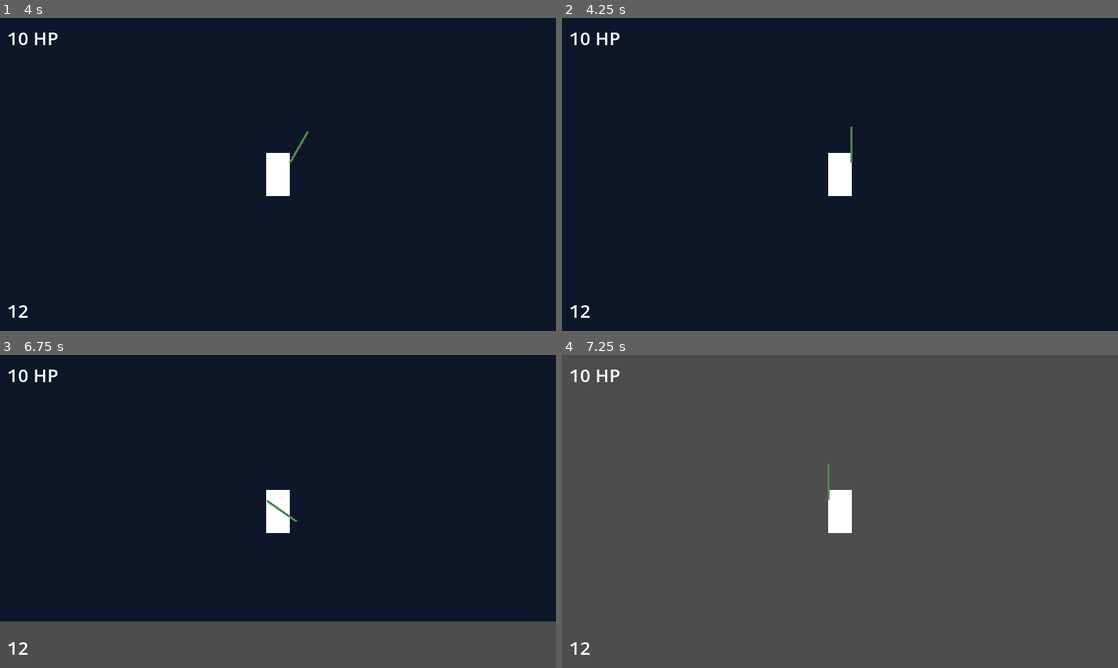
Above: before the commit, frames 1-4 (two rows, left to right).
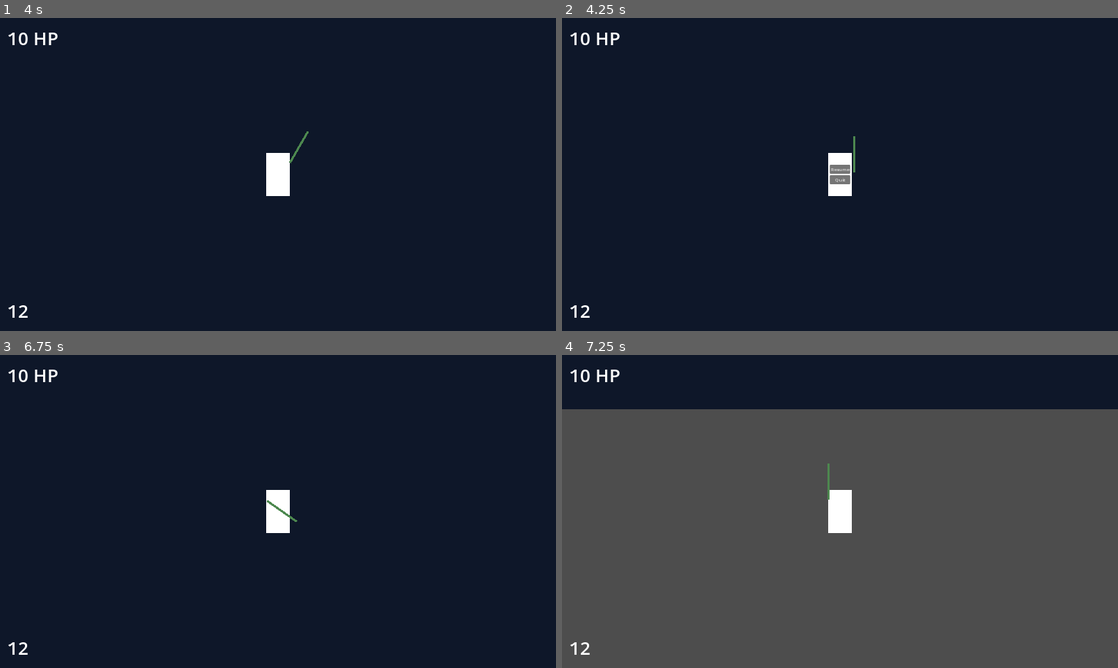
Above: after the commit, the same moments.

Repository: HJohnRoss/LastOfTheLead
Game: Godot game, scene res://scenes/level_1/level_1.tscn
The game is run twice, just before and just after one commit, with the same random seed, the same clock (stepped at 60 frames per second) and the same inputs.
Inputs (mouse positions are in pixels of both pictures, inside the frame that each line leads up to):
- Up to frame 1 (4 s): tap Enter at 0.5 s; move the mouse to (400, 158) at 0.52 s; hold D (right) 0.53-2.03 s; click (400, 158) at 0.6 s; tap Backspace (jump) at 0.77, 1.52, 3.02, 3.77 s; move the mouse to (166, 190) at 1.27 s; click (166, 190) at 1.35 s; move the mouse to (333, 105) at 2.02 s; hold A (left) 2.03-2.78 s; click (333, 105) at 2.1 s; move the mouse to (250, 237) at 2.77 s; hold D (right) from 2.78 s (still down); click (250, 237) at 2.85 s; move the mouse to (444, 221) at 3.52 s; click (444, 221) at 3.6 s
- Up to frame 2 (4.25 s): keep holding D (right); tap Escape (Pause, bound only after the commit) at 4.15 s
- Up to frame 3 (6.75 s): release D (right) at 4.25 s; click (278, 505) at 4.25 s, where only the run after the commit has a clickable "Resume"; tap Space at 5 s; move the mouse to (111, 464) at 5.02 s; hold A (left) 5.03-5.78 s; click (111, 464) at 5.1 s; tap Backspace (jump) at 5.27 s; tap Enter at 5.75 s; move the mouse to (305, 511) at 5.77 s; hold D (right) 5.78-6.53 s; click (305, 511) at 5.85 s; move the mouse to (194, 433) at 6.52 s; hold A (left) from 6.53 s (still down); click (194, 433) at 6.6 s
- Up to frame 4 (7.25 s): keep holding A (left); tap Backspace (jump) at 6.77 s

Frame 1 is identical in both runs. In frame 2, 0.3% of the frame differs, in the area x 48-53%, y 34-54%; in frame 3, 15%; in frame 4, 17%, in the area x 0-100%, y 0-18%.

Commit message:
pause meny

Diff:
--- a/project.godot
+++ b/project.godot
@@ -50,6 +50,11 @@
 , Object(InputEventKey,"resource_local_to_scene":false,"resource_name":"","device":-1,"window_id":0,"alt_pressed":false,"shift_pressed":false,"ctrl_pressed":false,"meta_pressed":false,"pressed":false,"keycode":0,"physical_keycode":32,"key_label":0,"unicode":32,"echo":false,"script":null)
 ]
 }
+Pause={
+"deadzone": 0.5,
+"events": [Object(InputEventKey,"resource_local_to_scene":false,"resource_name":"","device":-1,"window_id":0,"alt_pressed":false,"shift_pressed":false,"ctrl_pressed":false,"meta_pressed":false,"pressed":false,"keycode":0,"physical_keycode":4194305,"key_label":0,"unicode":0,"echo":false,"script":null)
+]
+}
 
 [rendering]
 
--- a/scenes/ui/game_ui.gd
+++ b/scenes/ui/game_ui.gd
@@ -4,7 +4,10 @@
 @onready var shadow_reload_timer: Label = $MarginContainer/HBoxContainer/ShadowReloadTimer
 @onready var health_label: Label = $MarginContainer/HBoxContainer2/HealthLabel
 
+
+var pause_menu = preload("res://scenes/ui/pause_menu.tscn")
 var reload_time: int = 12
+
 
 func _ready() -> void:
 	# initializing hp text
@@ -13,9 +16,15 @@
 	SignalManager.shadow_reload.connect(reloading)
 	SignalManager.player_lose_health.connect(player_lose_health)
 
+	var pause_instance = pause_menu.instantiate()
+	add_child(pause_instance)
+
 func _process(_delta: float) -> void:
 	#TODO HAS TO BE A BETTER WAY MAN
 	health_label.text = str(GameManager.PLAYER_HEALTH) + " HP"
+
+
+
 
 
 func reloading() -> void:
--- /dev/null
+++ b/scenes/ui/pause_menu.gd
@@ -0,0 +1,29 @@
+extends Control
+
+var paused = false
+
+# Called when the node enters the scene tree for the first time.
+func _ready():
+	set_visible(false)
+
+# Called every frame. 'delta' is the elapsed time since the previous frame.
+func _process(_delta):
+	if Input.is_action_just_pressed("Pause"):
+		pauseMenu()
+
+func pauseMenu():
+	paused = !paused
+	if paused:
+		set_visible(paused)
+		Engine.time_scale = 0
+	else:
+		set_visible(paused)
+		Engine.time_scale = 1
+
+
+func _on_resume_pressed():
+	pauseMenu()
+
+
+func _on_quit_pressed():
+	get_tree().quit()
--- /dev/null
+++ b/scenes/ui/pause_menu.tscn
@@ -0,0 +1,36 @@
+[gd_scene load_steps=2 format=3 uid="uid://dlfq75xfa8y5p"]
+
+[ext_resource type="Script" path="res://scenes/ui/pause_menu.gd" id="1_c1d7f"]
+
+[node name="pauseMenu" type="Control"]
+layout_mode = 3
+anchors_preset = 15
+anchor_right = 1.0
+anchor_bottom = 1.0
+grow_horizontal = 2
+grow_vertical = 2
+script = ExtResource("1_c1d7f")
+
+[node name="MarginContainer" type="MarginContainer" parent="."]
+layout_mode = 1
+anchors_preset = 15
+anchor_right = 1.0
+anchor_bottom = 1.0
+grow_horizontal = 2
+grow_vertical = 2
+
+[node name="VBoxContainer" type="VBoxContainer" parent="MarginContainer"]
+layout_mode = 2
+size_flags_horizontal = 4
+size_flags_vertical = 4
+
+[node name="Resume" type="Button" parent="MarginContainer/VBoxContainer"]
+layout_mode = 2
+text = "Resume"
+
+[node name="Quit" type="Button" parent="MarginContainer/VBoxContainer"]
+layout_mode = 2
+text = "Quit"
+
+[connection signal="pressed" from="MarginContainer/VBoxContainer/Resume" to="." method="_on_resume_pressed"]
+[connection signal="pressed" from="MarginContainer/VBoxContainer/Quit" to="." method="_on_quit_pressed"]
Not shown: 1 places in assets/tilemap/ben_tilemap.tres that only renumber resources
